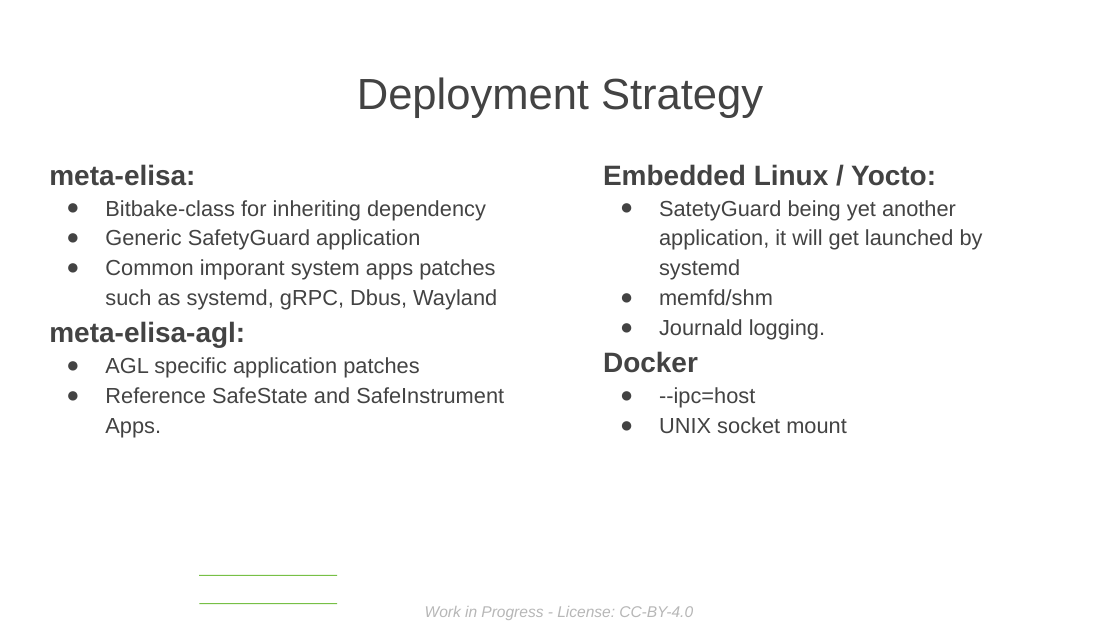
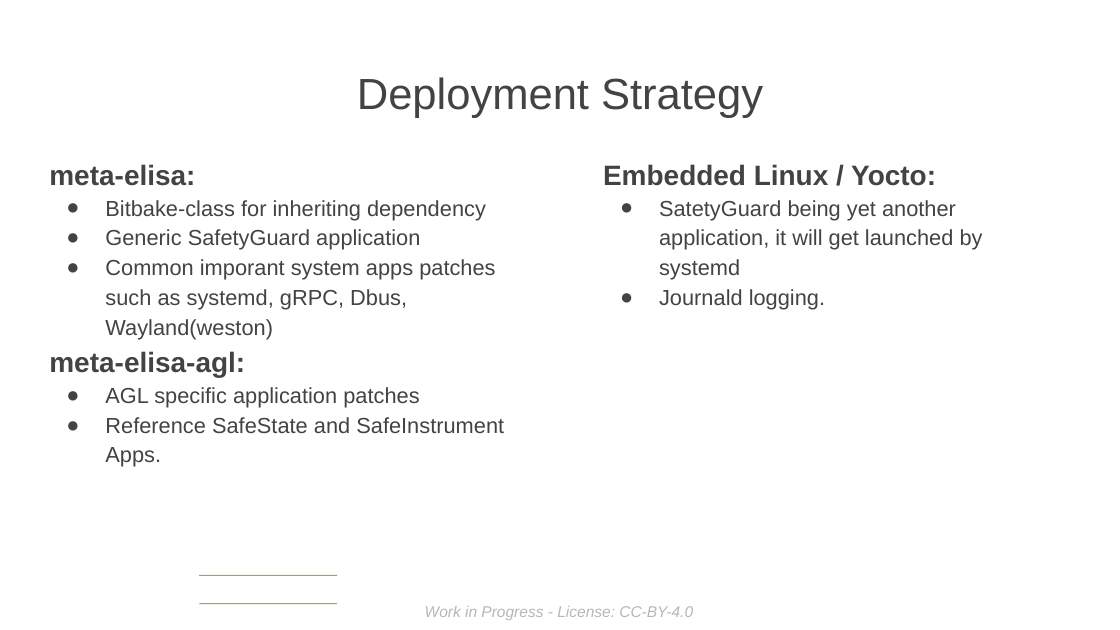
Before and after one commit to sduraiengineer/safetyguard, a slide deck: slide 21 of doc/ELISA Presentation MASTER for Workshop - London 2026.odp (slide 18 before the commit). Drawn at 1120x630 pixels with LibreOffice and Linux fonts; fonts in the diff are those of the drawing; background and template pictures are left out. Boxes give left, top, right and bottom in pixels: in the first picture for what was removed or moved away, otherwise in the second. Text is boxed around its words. In the diff, an @@ line names an element or a change of style, - is before the commit and + after.

```diff
--- a/doc/ELISA Presentation MASTER for Workshop - London 2026.odp
+++ b/doc/ELISA Presentation MASTER for Workshop - London 2026.odp
@@ text at (105, 259, 495, 340): text changed @@
-● Common imporant system apps patches such as systemd, gRPC, Dbus, Wayland
+● Common imporant system apps patches such as systemd, gRPC, Dbus, Wayland(weston)
@@ text at (659, 289, 773, 306): paragraph removed @@
-● memfd/shm
@@ text at (603, 351, 847, 433): paragraphs removed @@
-Docker
-● --ipc=host
-● UNIX socket mount
```
Also in this commit, not shown: 16 other slides changed, 1 slide added, 1 slide removed, 2 other files.
